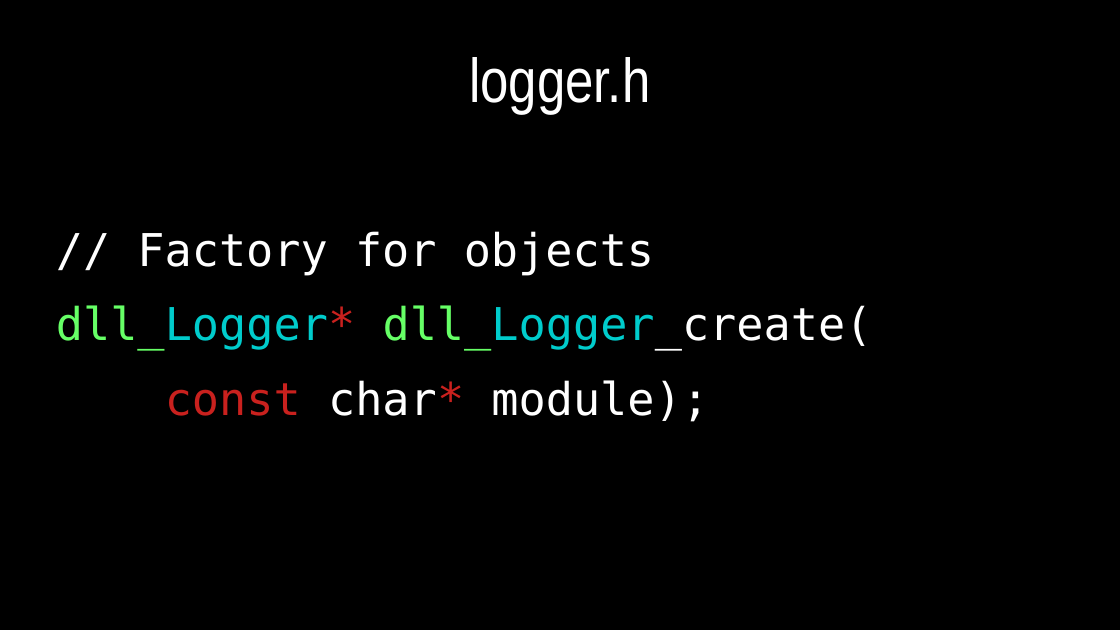
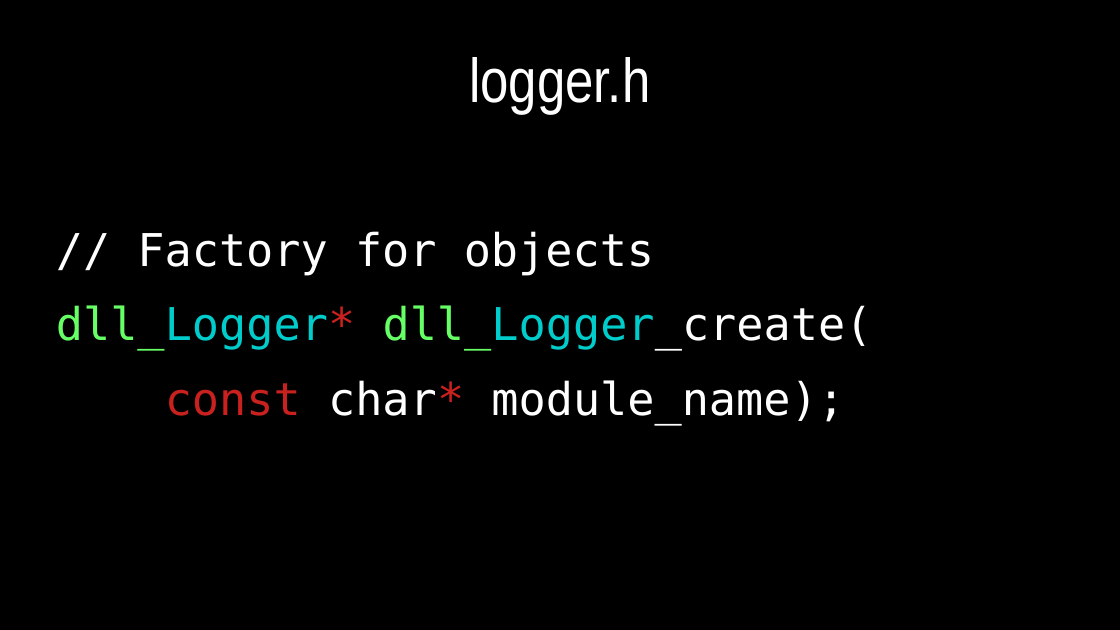
Before and after one commit to dllaurence/youngmanandc, a slide deck: slide 14 of 2020-youngmanandthec-scale.odp (slide 16 before the commit). Drawn at 1120x630 pixels with LibreOffice and Linux fonts; fonts in the diff are those of the drawing. Boxes give left, top, right and bottom in pixels: in the first picture for what was removed or moved away, otherwise in the second. Text is boxed around its words. In the diff, an @@ line names an element or a change of style, - is before the commit and + after.

```diff
--- a/2020-youngmanandthec-scale.odp
+++ b/2020-youngmanandthec-scale.odp
@@ text at bbox=[165, 380, 845, 425]: text changed @@
-const char* module);
+const char* module_name);
```
Also in this commit, not shown: 17 other slides changed, 7 slides removed.
